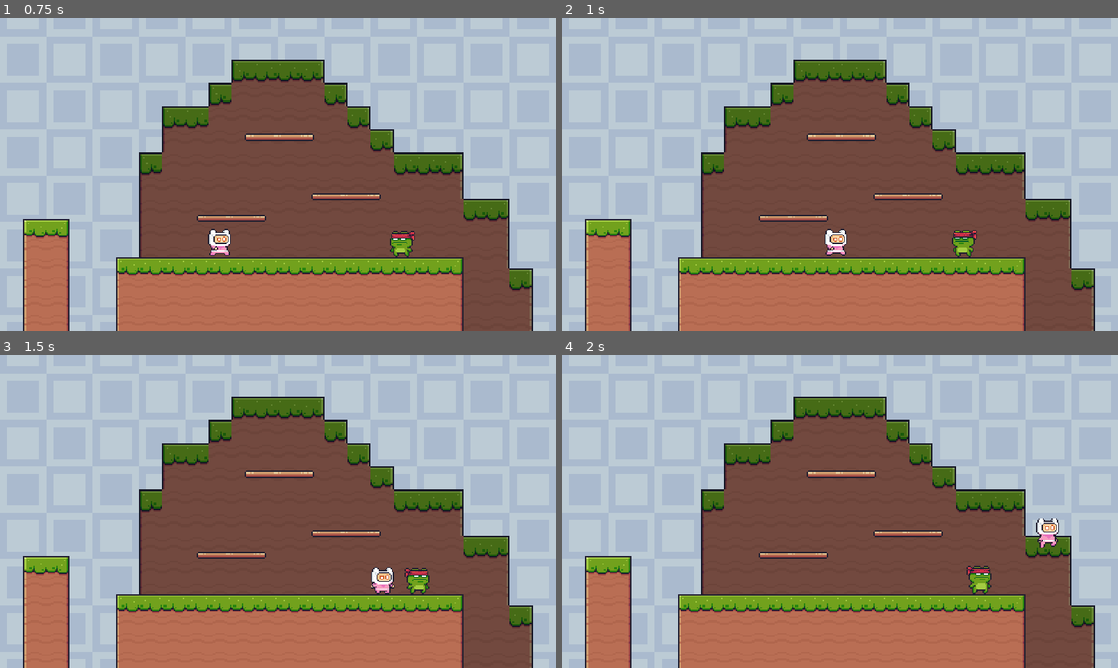
Above: before the commit, frames 1-4 (two rows, left to right).
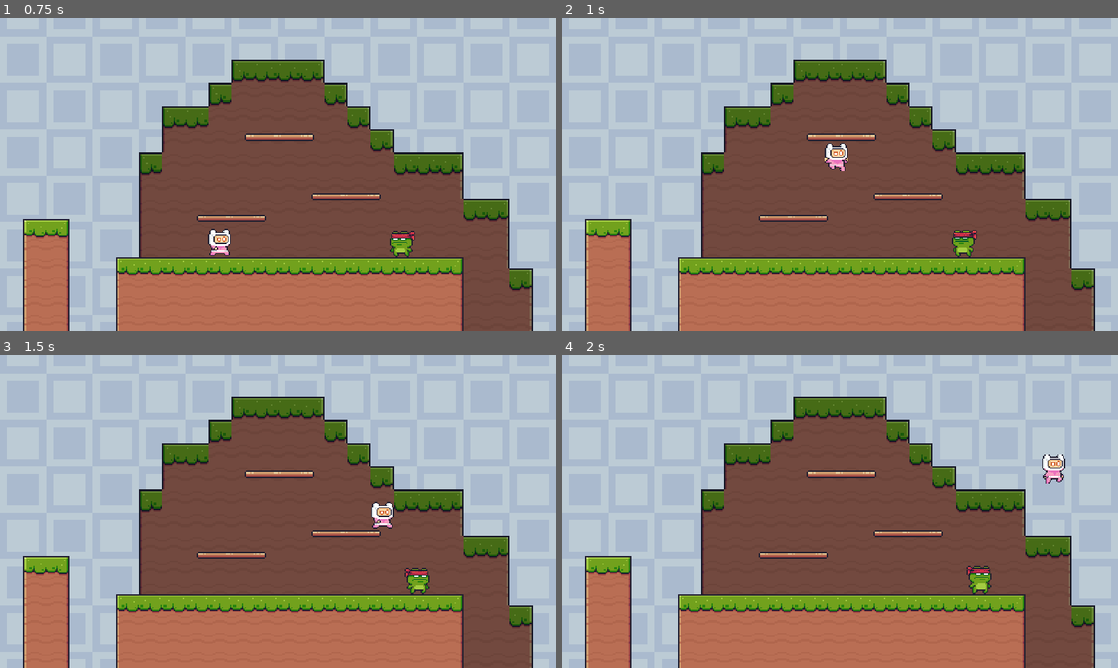
Above: after the commit, the same moments.

Repository: victorDigital/DDU2
Game: Godot game, scene res://Scenes/game.tscn
Two runs of this game, one before a commit and one after it. Both use one fixed random seed, a clock stepped at 60 frames per second and the inputs below.
Inputs:
- Up to frame 1 (0.75 s): hold D (player1_right) from 0.53 s (still down); tap Left (player2_left) at 0.6 s
- Up to frame 2 (1 s): keep holding D (player1_right); tap W (player1_jump) at 0.77 s
- Up to frame 3 (1.5 s): keep holding D (player1_right); tap Right (player2_right) at 1.35 s
- Up to frame 4 (2 s): keep holding D (player1_right); tap W (player1_jump) at 1.52 s

Frame 1 is identical in both runs. In frame 2, 0.6% of the frame differs, in the area x 47-52%, y 40-76%; in frame 3, 0.6%; in frame 4, 0.6%, in the area x 85-91%, y 31-62%.

Commit message:
bridge one way collision

Diff:
--- a/Scenes/bridge.tscn
+++ b/Scenes/bridge.tscn
@@ -154,7 +154,7 @@
 sources/0 = SubResource("TileSetAtlasSource_p6hkp")
 
 [sub_resource type="RectangleShape2D" id="RectangleShape2D_xvo7x"]
-size = Vector2(4.99645, 48.0014)
+size = Vector2(47.9994, 4.95081)
 
 [node name="Bridge" type="StaticBody2D"]
 collision_mask = 2
@@ -164,7 +164,8 @@
 tile_set = SubResource("TileSet_2h23p")
 
 [node name="CollisionShape2D" type="CollisionShape2D" parent="."]
-position = Vector2(8.00106, -13.4982)
-rotation = 1.57009
+position = Vector2(8.0002, -13.5246)
+scale = Vector2(1, 1)
 shape = SubResource("RectangleShape2D_xvo7x")
+one_way_collision = true
 one_way_collision_margin = 10.2
